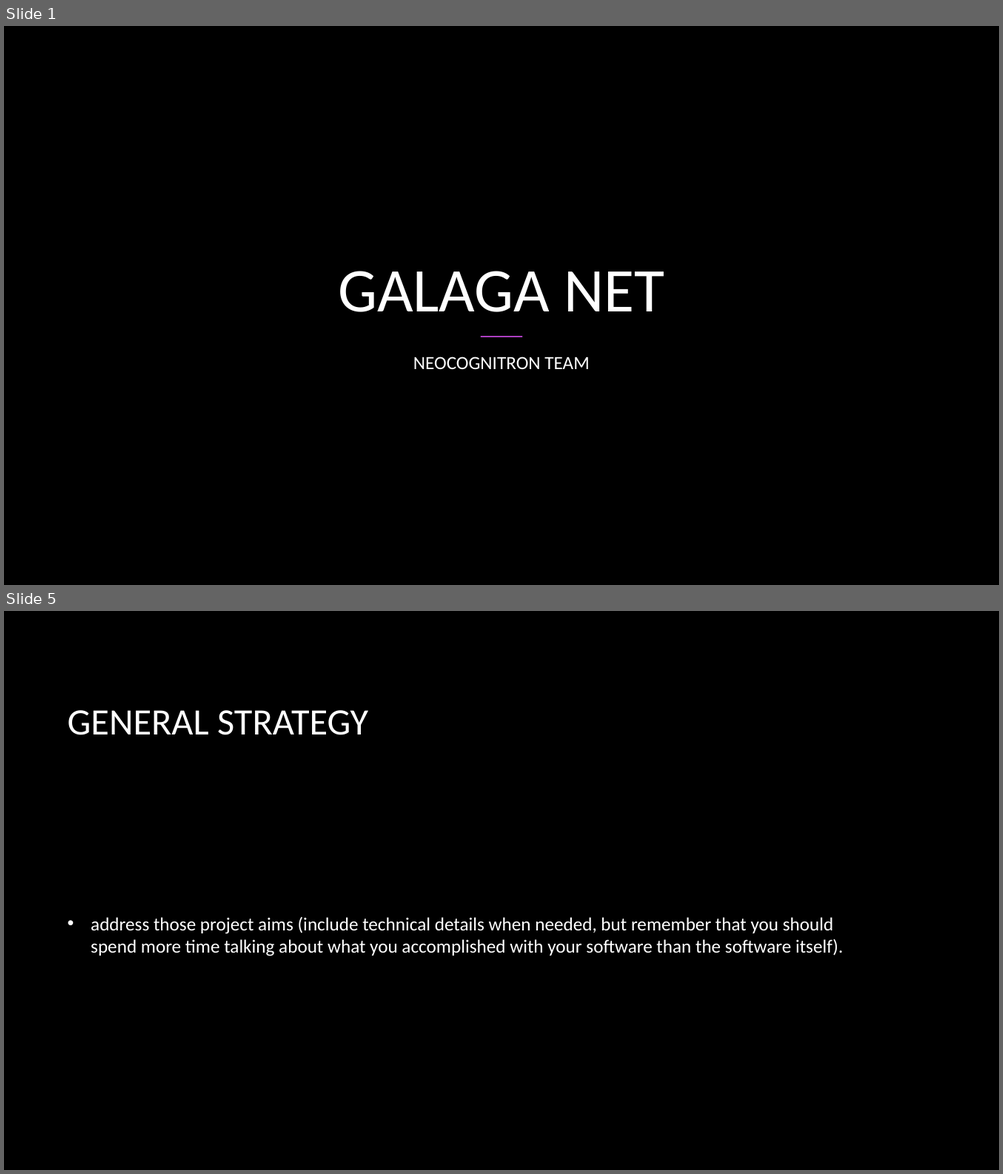
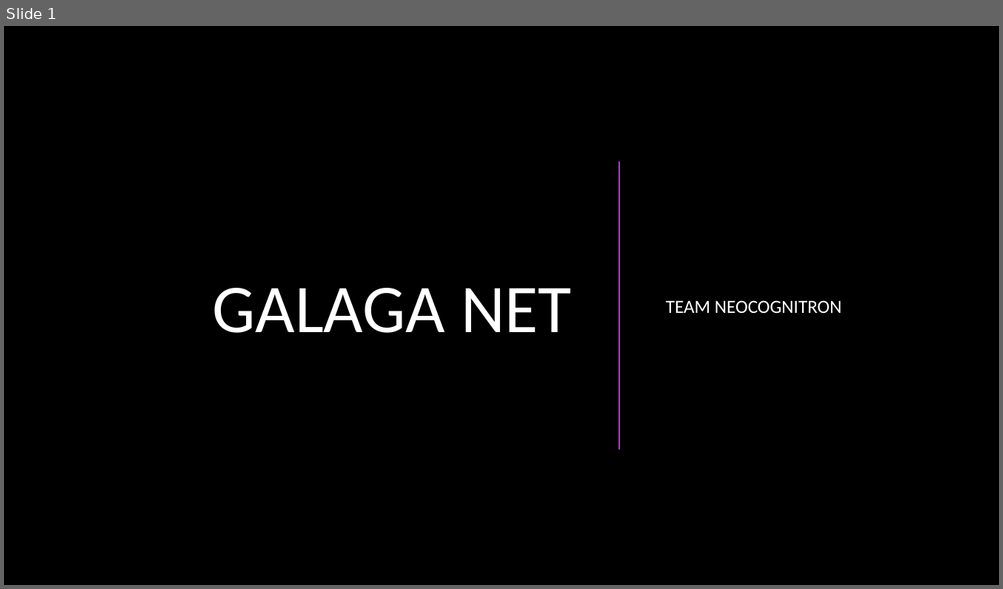
Before and after one commit to CSCI4850/S20-team3-project, a slide deck: Presentation.pptx. Shown one above the other, each under a label of ours: slides 1 and 5 before the commit, slide 1 after it; the slides between them are not shown. The pictures are 1003x1174 and 1003x589 pixels, drawn with LibreOffice and Linux fonts; fonts in the diff are those of the drawing; background and template pictures are left out. Boxes give left, top, right and bottom in pixels: in the first picture for what was removed or moved away, otherwise in the second. Text is boxed around its words. In the diff, an @@ line names an element or a change of style, - is before the commit and + after.

```diff
--- a/Presentation.pptx
+++ b/Presentation.pptx
@@ slide 5 removed at (x1=4, y1=611, x2=999, y2=1170), background picture (left out) @@
@@ title removed at (x1=68, y1=710, x2=368, y2=735) @@
-GENERAL STRATEGY
@@ text removed at (x1=91, y1=917, x2=842, y2=957) @@
-• address those project aims (include technical details when needed, but remember that you should spend more time talking about what you accomplished with your software than the software itself).
@@ slide 1 changed as well @@
@@ title "GALAGA NET" moved from (x1=338, y1=271, x2=664, y2=312) to (x1=212, y1=288, x2=572, y2=333) @@
@@ title "GALAGA NET" at (x1=212, y1=288, x2=572, y2=333): size 60 to 66 pt; alignment centre to right; vertical alignment bottom to middle @@
@@ line added from (619, 162) to (619, 449), #AC3EC1 1.5 pt @@
@@ subtitle "TEAM NEOCOGNITRON" at (x1=666, y1=301, x2=842, y2=313): vertical alignment top to middle @@
@@ subtitle at (x1=666, y1=301, x2=842, y2=313): text changed @@
-NEOCOGNITRON TEAM
+TEAM NEOCOGNITRON
@@ line removed from (481, 337) to (522, 337) @@
```
Also in this commit, not shown: 4 other slides changed, 7 slides added, 1 other slide removed.
